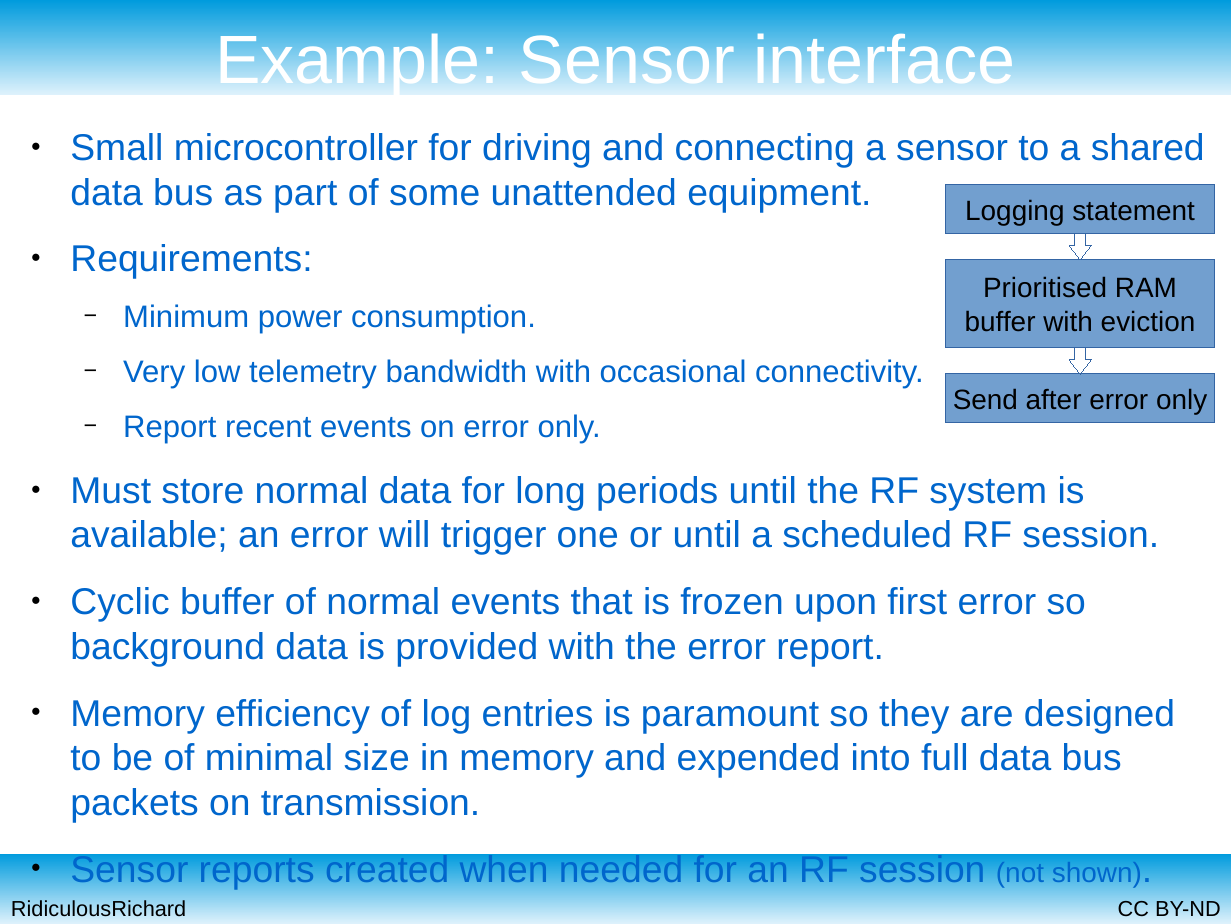
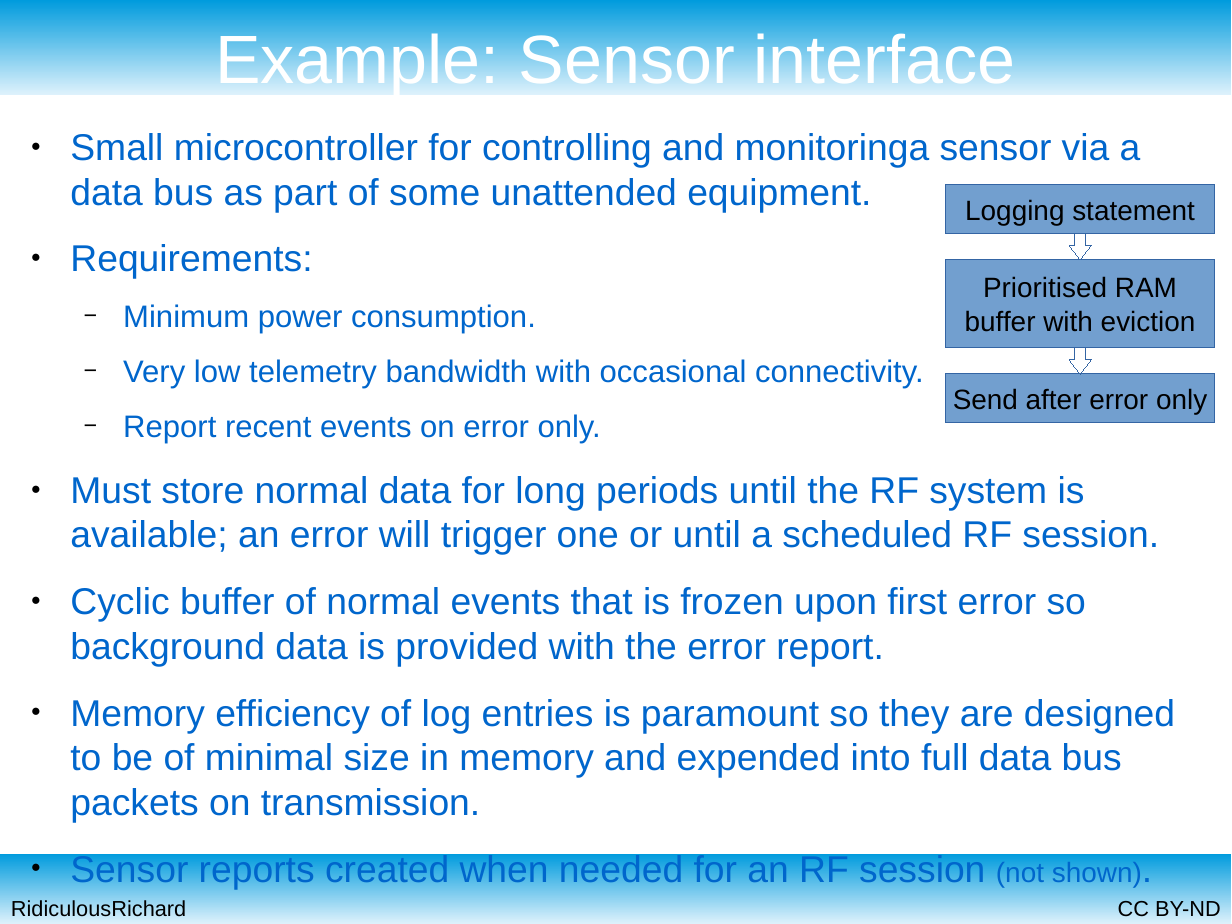
Before and after one commit to RidiculousRichard/presentations, a slide deck: slide 4 of Bandwidth limited logging.odp. Drawn at 1232x924 pixels with LibreOffice and Linux fonts; fonts in the diff are those of the drawing. Boxes give left, top, right and bottom in pixels: in the first picture for what was removed or moved away, otherwise in the second. Text is boxed around its words. In the diff, an @@ line names an element or a change of style, - is before the commit and + after.

```diff
--- a/Bandwidth limited logging.odp
+++ b/Bandwidth limited logging.odp
@@ text at (70,133,1141,212): text changed @@
-● Small microcontroller for driving and connecting a sensor to a shared data bus as part of some unattended equipment.
+● Small microcontroller for controlling and monitoringa sensor via a data bus as part of some unattended equipment.
```
Also in this commit, not shown: 8 other slides changed.
